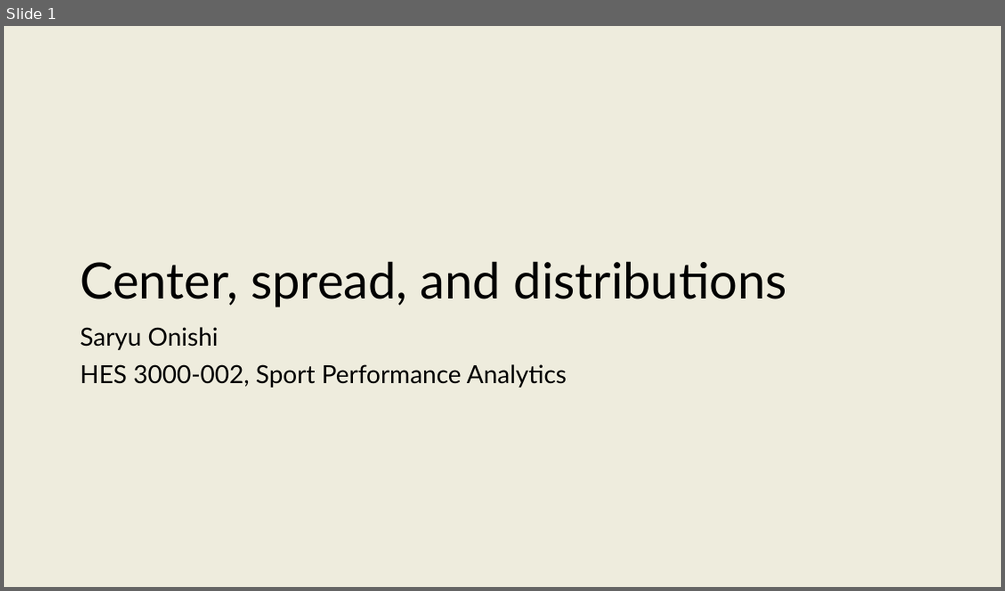
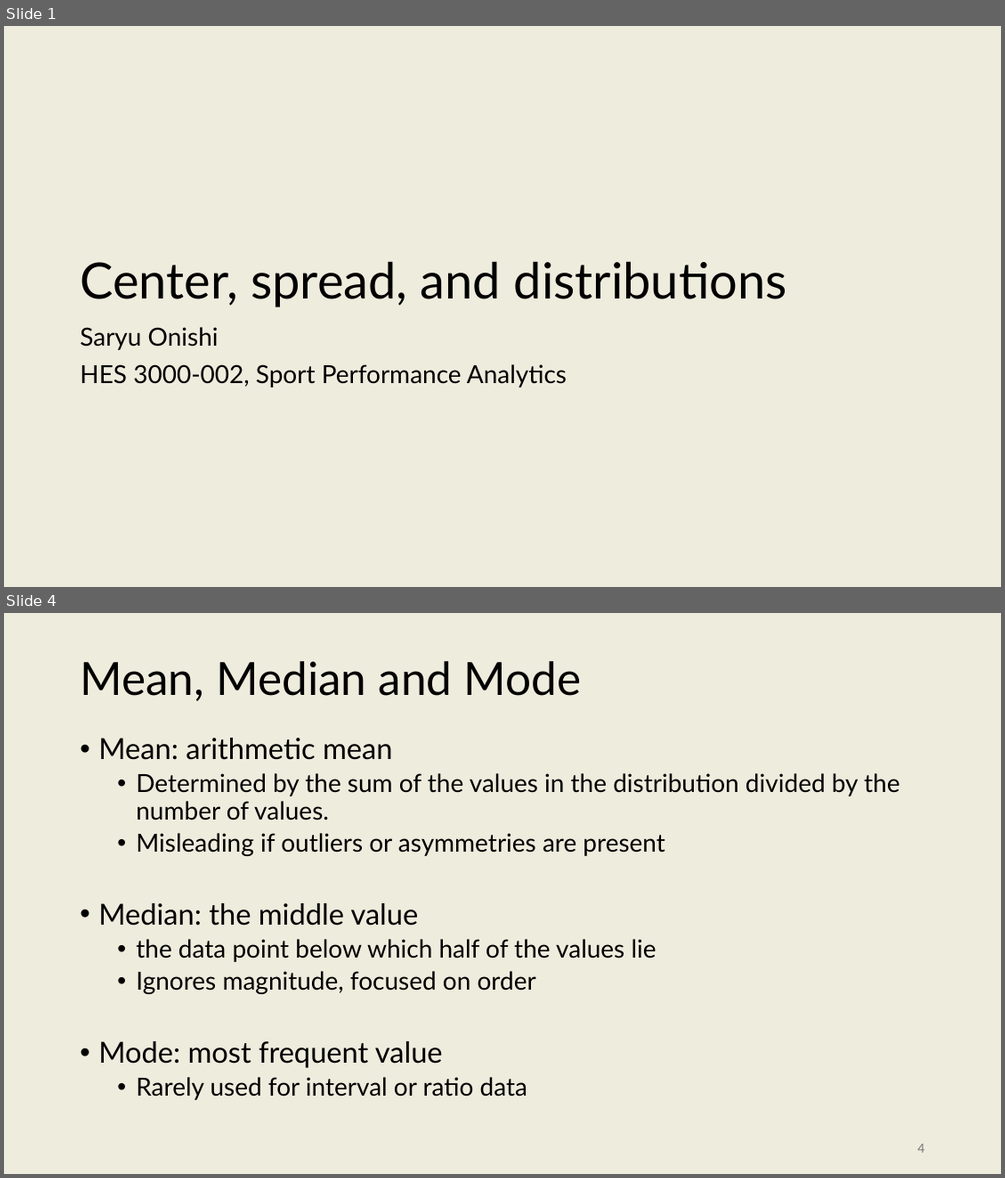
Before and after one commit to onishisaryu/HES-3000-Sports-Data-Analytics, a slide deck: pptx/Lecture8.pptx. Shown one above the other, each under a label of ours: slide 1 before the commit, slides 1 and 4 after it; the slides between them are not shown. The pictures are 1005x591 and 1005x1178 pixels, drawn with LibreOffice and Linux fonts; fonts in the diff are those of the drawing. Boxes give left, top, right and bottom in pixels: in the first picture for what was removed or moved away, otherwise in the second. Text is boxed around its words. In the diff, an @@ line names an element or a change of style, - is before the commit and + after.

```diff
--- a/pptx/Lecture8.pptx
+++ b/pptx/Lecture8.pptx
@@ slide 4 added at box(4, 613, 1001, 1174), background #EEECDD @@
@@ title added at box(80, 661, 582, 701), 44 pt, text #000000 @@
+Mean, Median and Mode
@@ text added at box(98, 738, 899, 1100), 24 pt, text #000000 @@
+• Mean: arithmetic mean
+  • Determined by the sum of the values in the distribution divided by the number of values.
+  • Misleading if outliers or asymmetries are present
+• Median: the middle value
+  • the data point below which half of the values lie
+  • Ignores magnitude, focused on order
+• Mode: most frequent value
+  • Rarely used for interval or ratio data
@@ page number added at box(917, 1143, 924, 1152), 12 pt, text #797979 @@
+4
```
Also in this commit, not shown: 34 other slides added, 3 slides removed, 2 other files.
